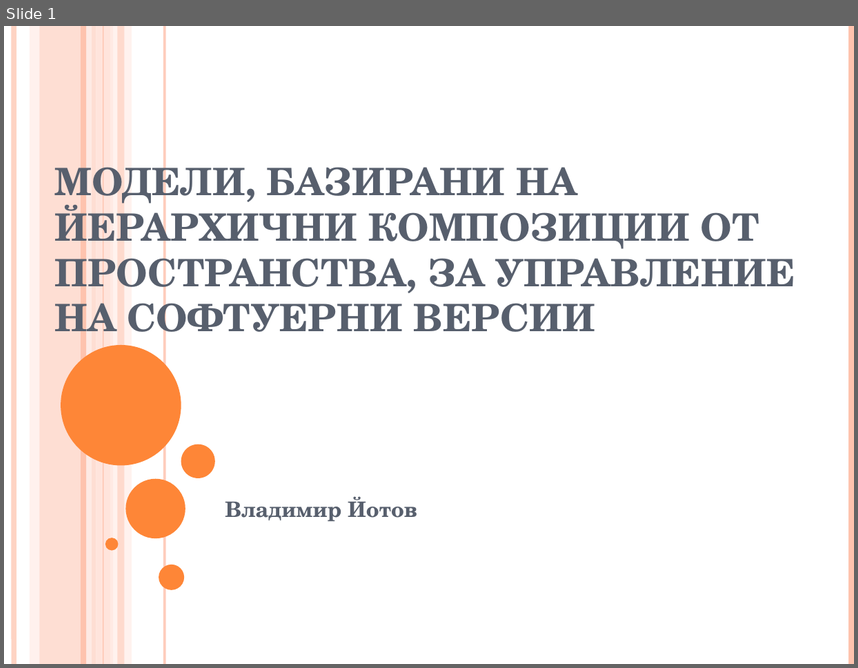
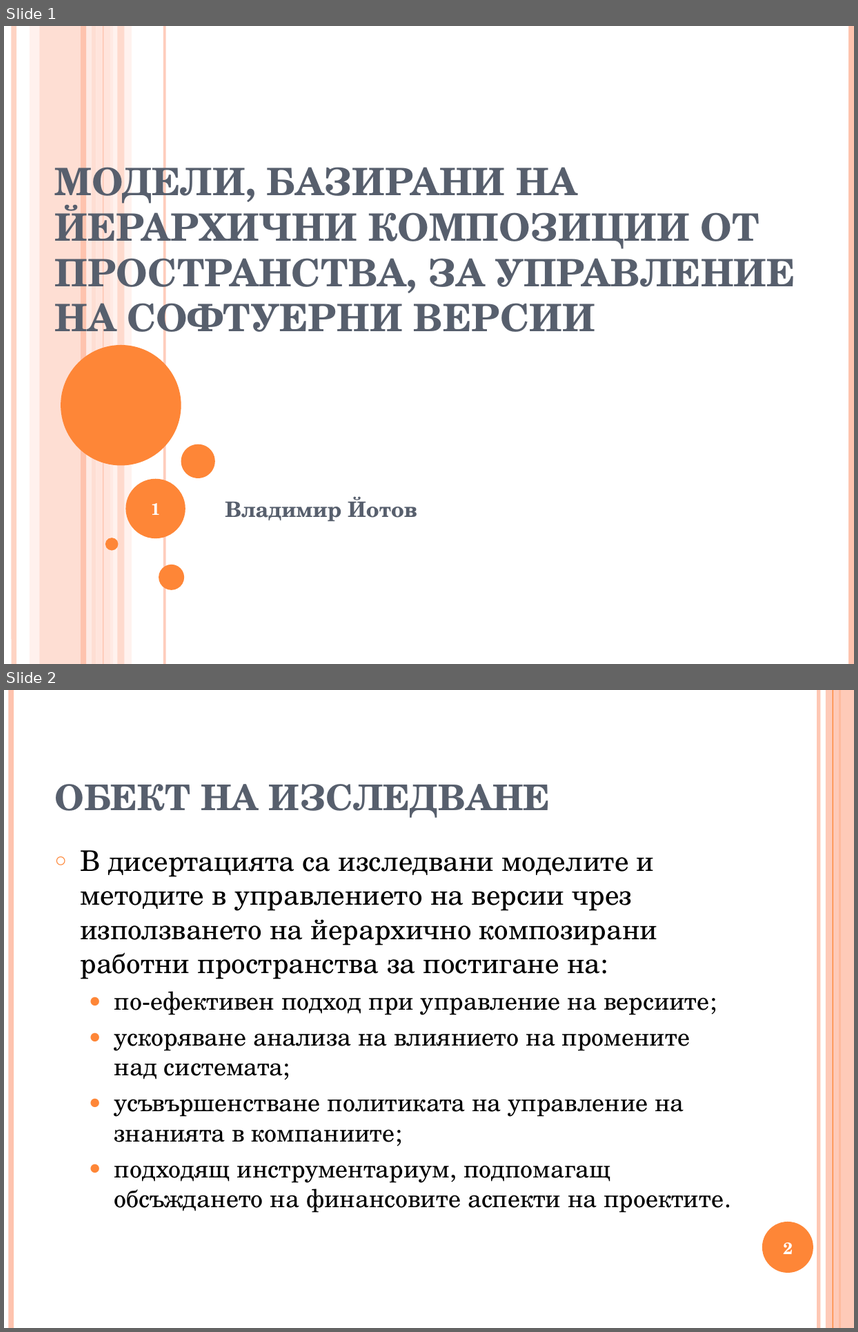
Before and after one commit to vjotov/versia, a slide deck: doc/presentation.ppt. Shown one above the other, each under a label of ours: slide 1 before the commit, slides 1 and 2 after it. The pictures are 858x668 and 858x1332 pixels, drawn with LibreOffice and Linux fonts; fonts in the diff are those of the drawing. Boxes give left, top, right and bottom in pixels: in the first picture for what was removed or moved away, otherwise in the second. Text is boxed around its words. In the diff, an @@ line names an element or a change of style, - is before the commit and + after.

```diff
--- a/doc/presentation.ppt
+++ b/doc/presentation.ppt
@@ slide 2 added at bbox=[4, 690, 854, 1328], background #FFFFFF @@
@@ line added from (11, 690) to (11, 1328), #FEC3AE 4.51 pt @@
@@ line added from (818, 690) to (818, 1328), #FEC3AE 3 pt @@
@@ rectangle added at bbox=[826, 690, 854, 1328], fill #FEC3AE at 87% opacity @@
@@ line added from (833, 690) to (833, 1328), #FE8637 0.74 pt @@
@@ line added from (840, 690) to (840, 1328), #FE8637 1.5 pt @@
@@ title added at bbox=[55, 784, 550, 818], 30 pt, text #575F6D, bold @@
+ОБЕКТ НА ИЗСЛЕДВАНЕ
@@ text added at bbox=[80, 850, 724, 1212], 21 pt, text #000000 @@
+○ В дисертацията са изследвани моделите и методите в управлението на версии чрез използването на йерархично композирани работни пространства за постигане на:
+  ● по-ефективен подход при управление на версиите;
+  ● ускоряване анализа на влиянието на промените над системата;
+  ● усъвършенстване политиката на управление на знанията в компаниите;
+  ● подходящ инструментариум, подпомагащ обсъждането на финансовите аспекти на проектите.
@@ ellipse added at bbox=[762, 1221, 813, 1272], fill #FE8637 @@
@@ page number added at bbox=[783, 1242, 793, 1254], 14 pt, text #FFFFFF, bold @@
+2
@@ slide 1 changed as well @@
@@ page number added at bbox=[151, 503, 161, 515], 14 pt, text #FFFFFF, bold @@
+1
```
Also in this commit, not shown: 13 other slides changed, 4 other slides added, 3 slides removed, 4 other files.
